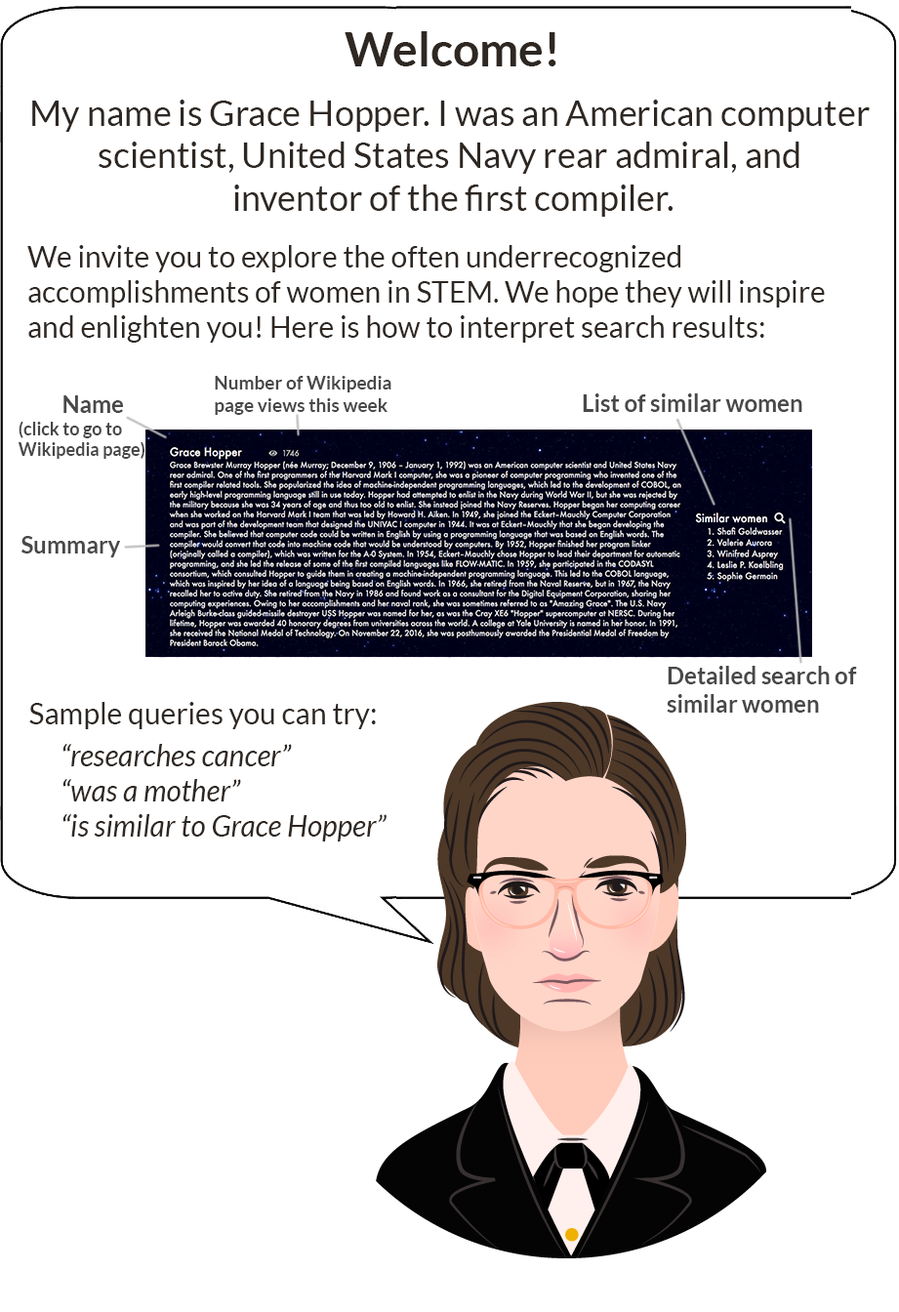
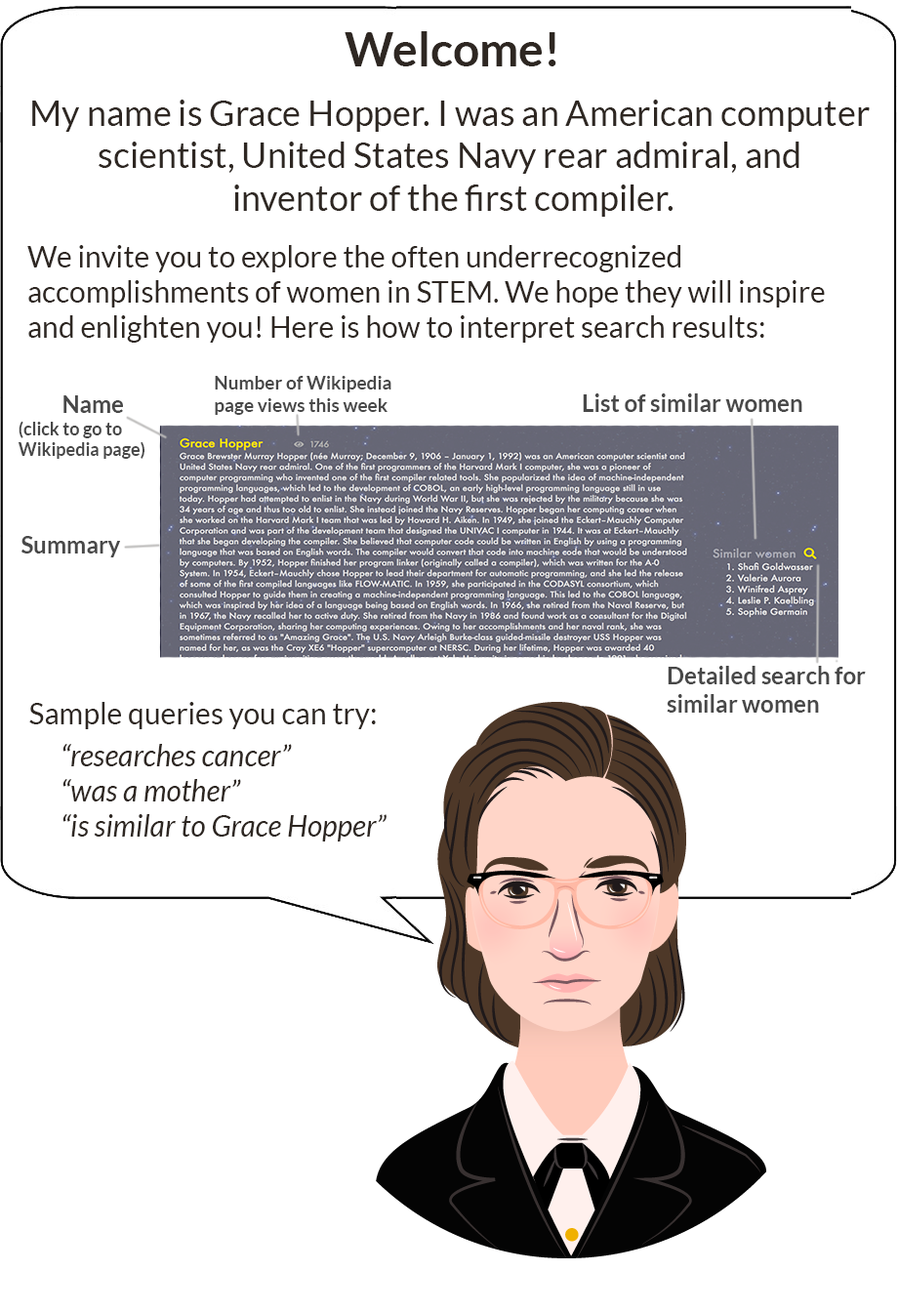
Layer changes from the first w=899, h=1312 image to the second:
renamed "Detailed search of similar women" to "Detailed search for similar women", painted on it over [834, 666, 866, 685]
painted on "Layer 3" over [675, 417, 839, 664]
removed layer "Screen Shot 2018-04-29 at 8.47.43 PM" over [145, 429, 813, 657]
renamed "Screen Shot 2018-04-29 at 5.43.08 PM" to "Screen Shot 2018-04-30 at 12.09.01 PM", painted on it over [153, 424, 839, 659]
